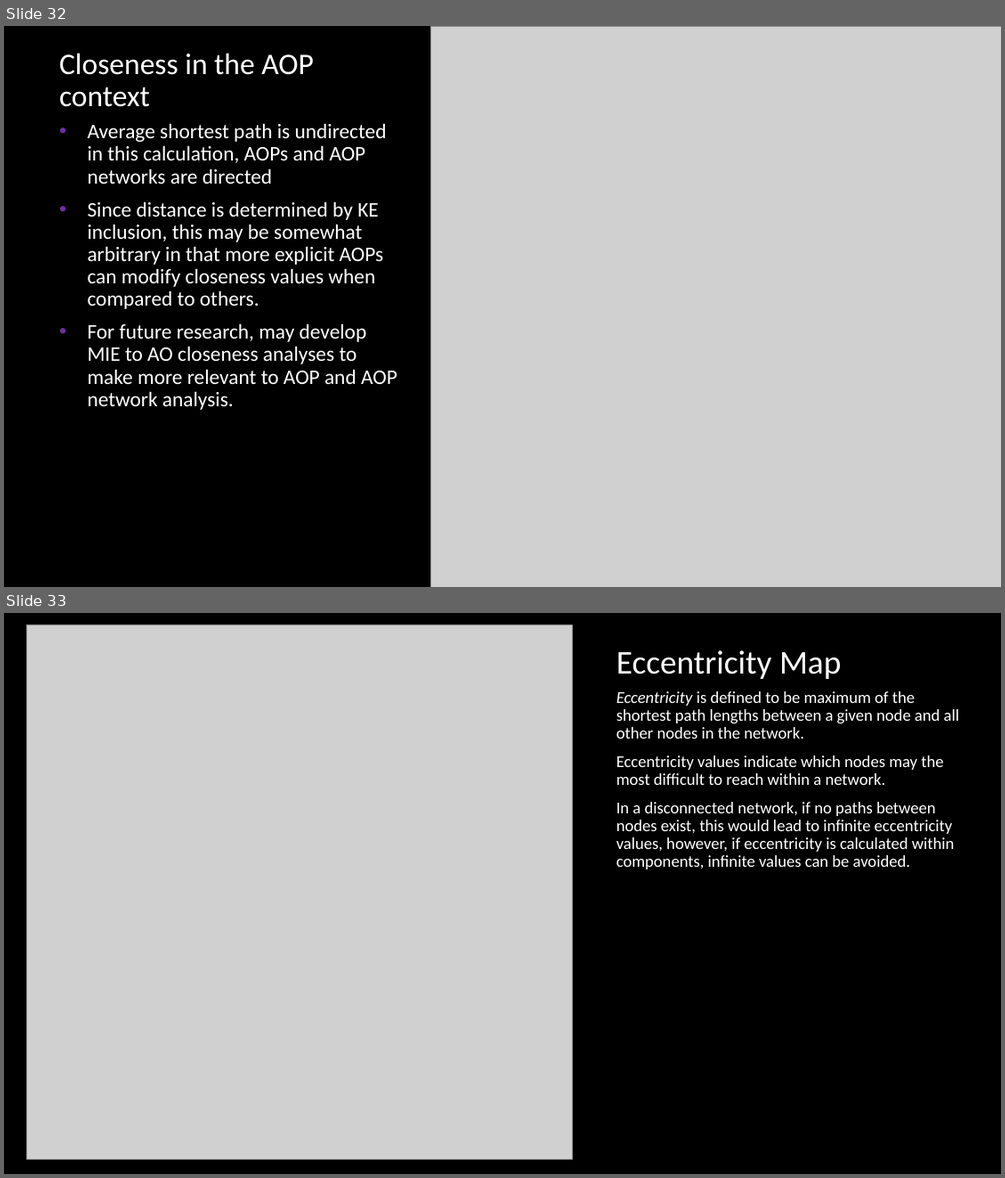
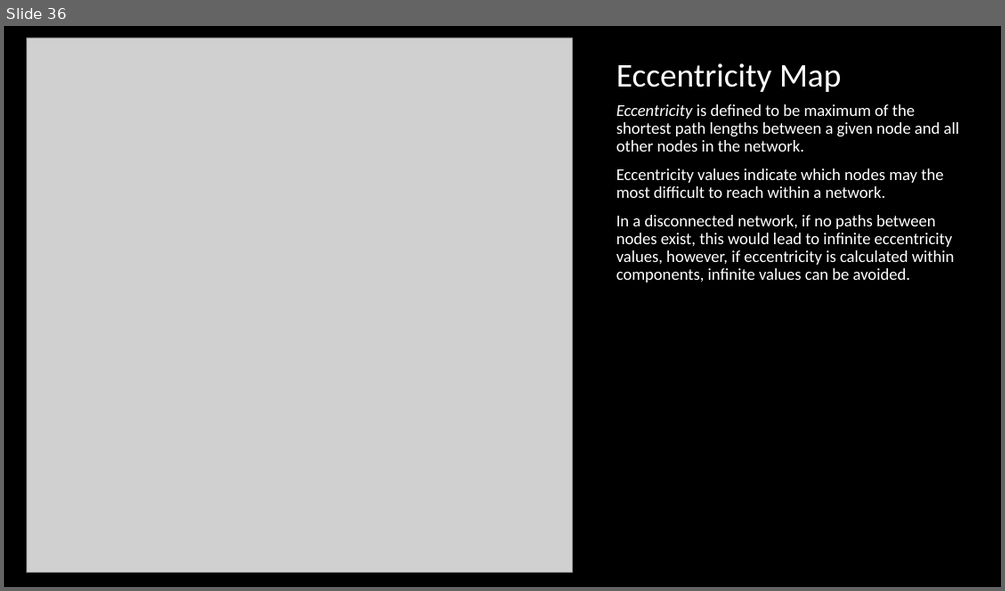
Before and after one commit to npollesch/AOPWiki, a slide deck: Presentations/AOPwiki_analysis.pptx. Shown one above the other, each under a label of ours: slides 32 and 33 before the commit, slide 36 after it. The pictures are 1005x1178 and 1005x591 pixels, drawn with LibreOffice and Linux fonts; fonts in the diff are those of the drawing; grey boxes stand for pictures. Boxes give left, top, right and bottom in pixels: in the first picture for what was removed or moved away, otherwise in the second. Text is boxed around its words. In the diff, an @@ line names an element or a change of style, - is before the commit and + after.

```diff
--- a/Presentations/AOPwiki_analysis.pptx
+++ b/Presentations/AOPwiki_analysis.pptx
@@ slide 32 removed at [4, 26, 1001, 587], background #000000 @@
@@ picture removed at [431, 26, 1001, 587] @@
@@ title removed at [59, 53, 314, 107] @@
-Closeness in the AOP context
@@ text removed at [88, 123, 397, 410] @@
-• Average shortest path is undirected in this calculation, AOPs and AOP networks are directed
-• Since distance is determined by KE inclusion, this may be somewhat arbitrary in that more explicit AOPs can modify closeness values when compared to others.
-• For future research, may develop MIE to AO closeness analyses to make more relevant to AOP and AOP network analysis.
@@ what was slide 33 is now slide 36 @@
```
Also in this commit, not shown: 8 slides changed, 6 slides added.
